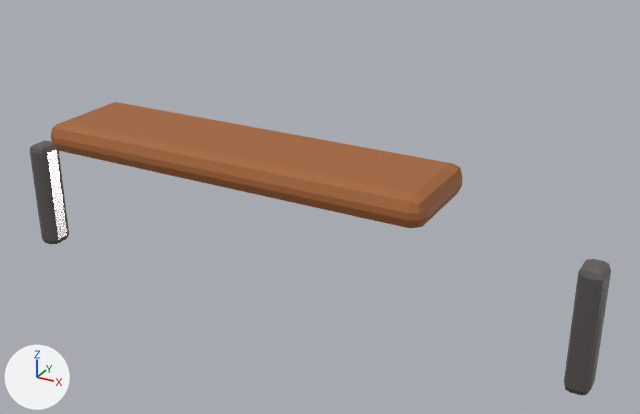
A saved change to the FBX model Assets/_Projects/Art/PR3D/Environment/PR3D_Environment_Shelf.fbx.
One viewpoint serves both versions: a camera (50 mm lens) standing at (1.44, -2.14, 1.78) and looking at (0.18, 0.15, 0.63). The axes (+X, +Y, +Z) are drawn at lower left. The lights are the same throughout. The first picture is the older version. Where no turn or scale is listed for an object, it has been applied to the vertices.

Script lines for the objects in view, before the commit:
```python
me_cube_093 = bpy.data.meshes.new('Cube.093')
me_cube_093.from_pydata(...)  # 56 vertices, 54 faces; spans x -0.66..0.66, y -0.17..0.17, z 0.77..0.87
me_cube_093.materials.append(mat_pr3d_mat_env_wood)  # brown #a66535
me_cube_094 = bpy.data.meshes.new('Cube.094')
me_cube_094.from_pydata(...)  # 56 vertices, 54 faces; spans x -1.09..-1.01, y 0.13..0.23, z 0.21..0.63
me_cube_094.materials.append(mat_pr3d_mat_env_metal)  # grey #817c7c
me_cube_095 = bpy.data.meshes.new('Cube.095')
me_cube_095.from_pydata(...)  # 56 vertices, 54 faces; spans x 1.01..1.09, y 0.13..0.23, z 0.21..0.63
me_cube_095.materials.append(mat_pr3d_mat_env_metal)  # grey #817c7c
ob_visual_shelfboard = bpy.data.objects.new('Visual_ShelfBoard', me_cube_093)
ob_visual_shelfboard.location = (0.0, 0.0, 0.0)
ob_visual_shelfbracket__1 = bpy.data.objects.new('Visual_ShelfBracket_-1', me_cube_094)
ob_visual_shelfbracket__1.location = (0.0, 0.0, 0.0)
ob_visual_shelfbracket__1_1 = bpy.data.objects.new('Visual_ShelfBracket_+1', me_cube_095)
ob_visual_shelfbracket__1_1.location = (0.0, 0.0, 0.0)
```
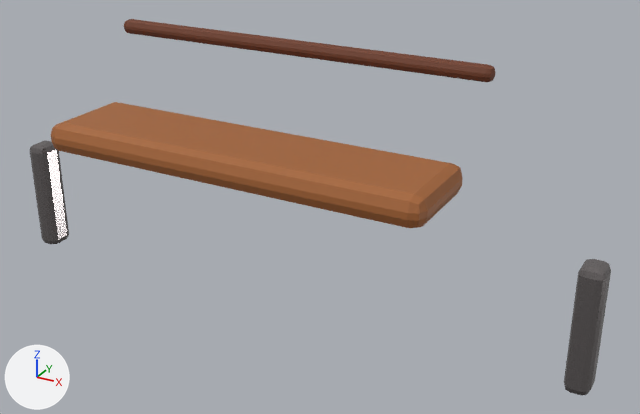
Changed parts and their boxes [x1, y1, x2, y2] in the pictures (640 x 414 px):
'Visual_ShelfBackRail', added (brown)
    after: [124, 19, 495, 82]
'Visual_Batched_Metal', unchanged, uncovered by the edit
    after: [30, 140, 611, 395]
'Visual_ShelfBracket_+1', unchanged, covered by the edit
    before: [564, 259, 611, 395]
'Visual_ShelfBracket_-1', unchanged, covered by the edit
    before: [30, 140, 69, 244]

The change, as a diff of the scene's bpy script:
```diff
--- a/Assets/_Projects/Art/PR3D/Environment/PR3D_Environment_Shelf.fbx.py
+++ b/Assets/_Projects/Art/PR3D/Environment/PR3D_Environment_Shelf.fbx.py
@@ mat_pr3d_mat_env_wooddark @@
+mat_pr3d_mat_env_wooddark = principled_material('PR3D_MAT_Env_WoodDark')
+mat_pr3d_mat_env_wooddark.base_color = (0.16, 0.045, 0.018)  # brown #6f3c24
+mat_pr3d_mat_env_wooddark.roughness = 0.66
@@ me_cube_108 @@
+me_cube_108.from_pydata(...)  # 56 vertices, 54 faces; spans x -0.68..0.68, y 0.265..0.315, z 1.075..1.125
+me_cube_108.materials.append(mat_pr3d_mat_env_wooddark)  # brown #6f3c24
@@ ob_visual_shelfbackrail @@
+ob_visual_shelfbackrail = bpy.data.objects.new('Visual_ShelfBackRail', me_cube_108)
+ob_visual_shelfbackrail.location = (0.0, 0.0, 0.0)
```
